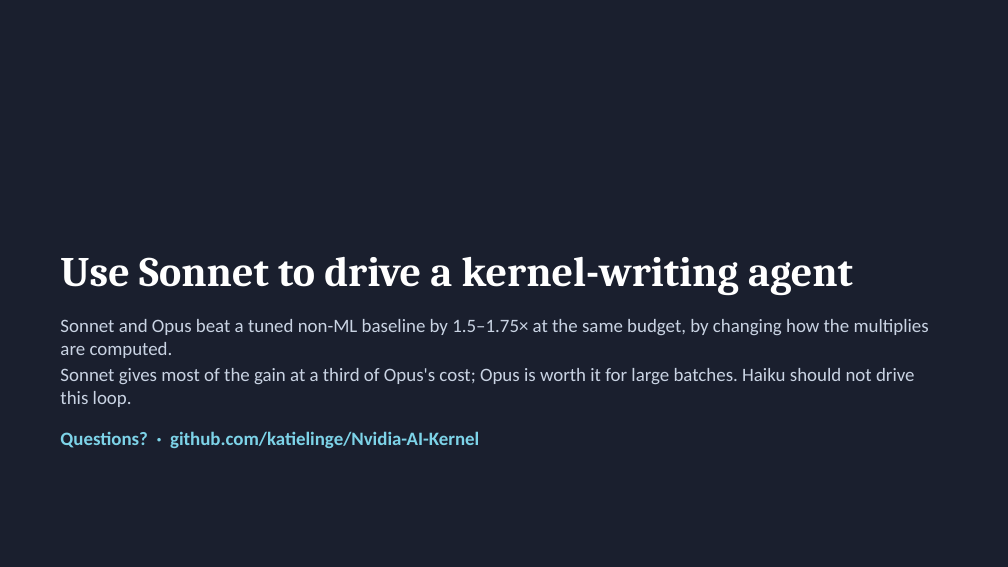
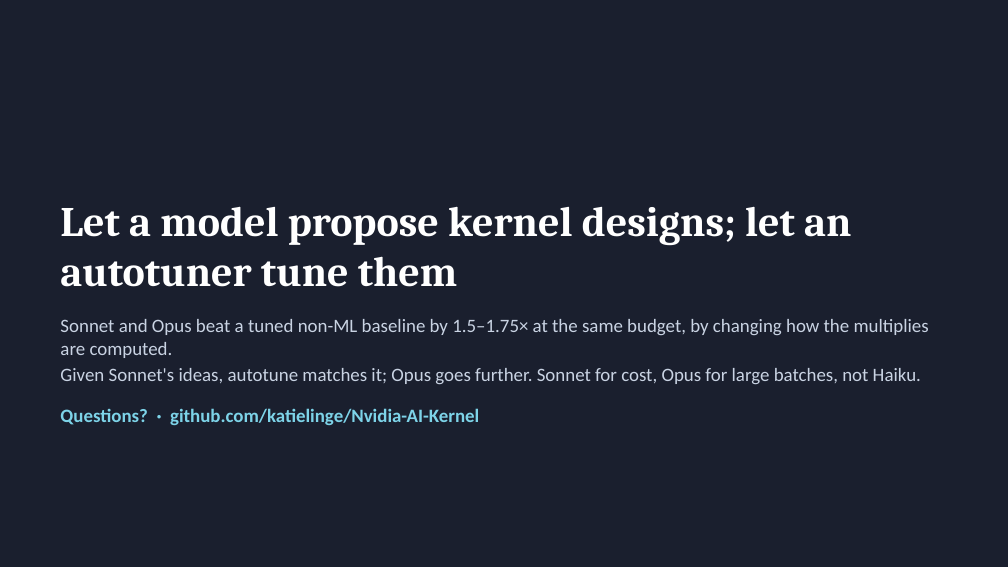
Before and after one commit to katielinge/Nvidia-AI-Kernel, a slide deck: slide 18 of report/Team3_Final_Presentation.pptx (slide 15 before the commit). Drawn at 1008x567 pixels with LibreOffice and Linux fonts; fonts in the diff are those of the drawing. Boxes give left, top, right and bottom in pixels: in the first picture for what was removed or moved away, otherwise in the second. Text is boxed around its words. In the diff, an @@ line names an element or a change of style, - is before the commit and + after.

```diff
--- a/report/Team3_Final_Presentation.pptx
+++ b/report/Team3_Final_Presentation.pptx
@@ title at box(60, 206, 851, 287): text changed @@
-Use Sonnet to drive a kernel-writing agent
+Let a model propose kernel designs; let an autotuner tune them
@@ text at box(60, 368, 921, 384): text changed @@
-Sonnet gives most of the gain at a third of Opus's cost; Opus is worth it for large batches. Haiku should not drive this loop.
+Given Sonnet's ideas, autotune matches it; Opus goes further. Sonnet for cost, Opus for large batches, not Haiku.
```
Also in this commit, not shown: 7 other slides changed, 3 slides added.
